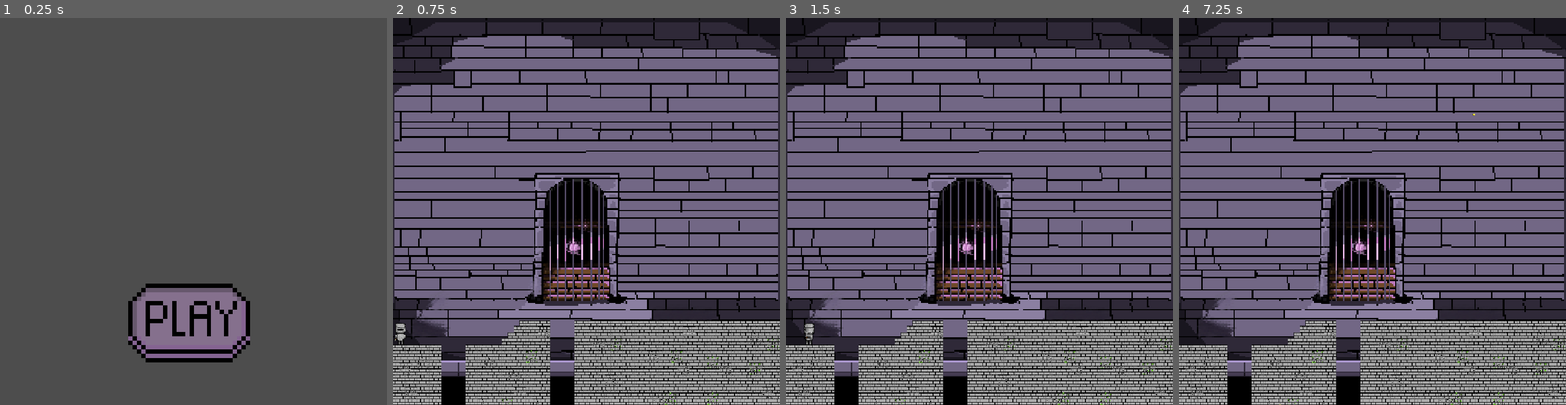
Above: before the commit, frames 1-4 (left to right).
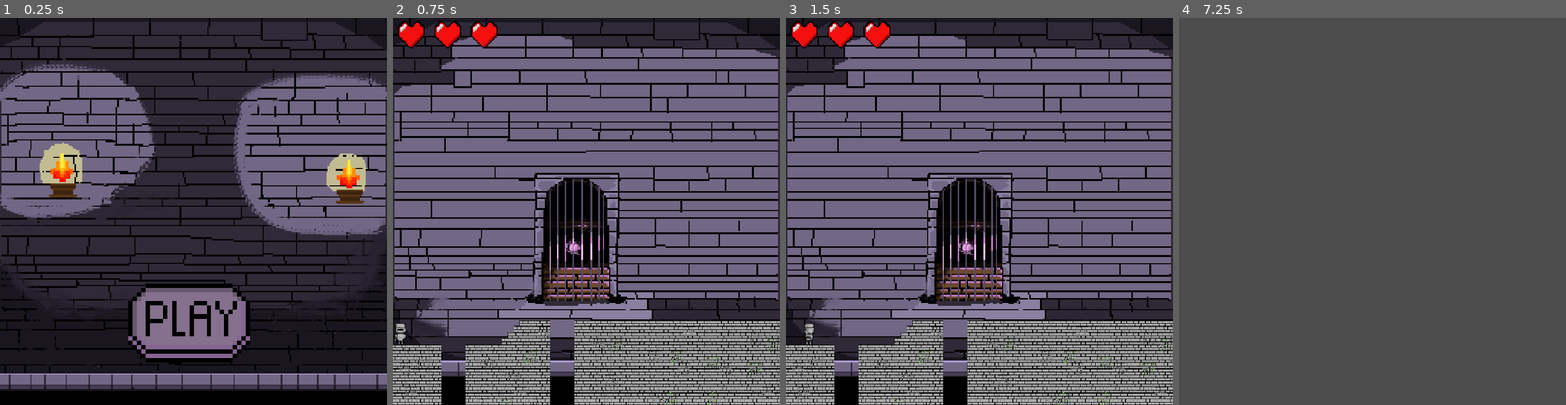
Above: after the commit, the same moments.

Repository: JackLundeen/Bounceformer
Game: Godot game, scene res://Scenes/Menu.tscn
Two runs of this game, one before a commit and one after it. Both use one fixed random seed, a clock stepped at 60 frames per second and the inputs below.
Inputs (mouse positions are in pixels of both pictures, inside the frame that each line leads up to):
- Up to frame 1 (0.25 s): no input
- Up to frame 2 (0.75 s): click (582, 323) at 0.5 s
- Up to frame 3 (1.5 s): tap Enter at 1.25 s; hold D (move_right) from 1.28 s (still down); hold Left (look_left) from 1.28 s (still down)
- Up to frame 4 (7.25 s): tap W (jump) at 1.52, 2.27, 3.77, 4.52, 5.27, 6.77 s; release Left (look_left) at 2.03 s; tap Right (look_right) at 2.1, 5.1 s; release D (move_right) at 2.78 s; hold A (move_left) 2.78-3.53 s; hold Up (look_up) 2.78-3.53 s; hold D (move_right) 3.53-5.03 s; tap Space (shoot) at 3.6, 6.6 s; hold Left (look_left) 4.28-5.03 s; hold A (move_left) 5.03-5.78 s; hold D (move_right) 5.78-6.53 s; hold Up (look_up) 5.78-6.53 s; hold A (move_left) from 6.53 s (still down)

The runs differ from the first frame. In frame 1, 93% of the frame differs, in the area x 0-100%, y 0-100%; in frame 2, 1.0%; in frame 3, 1.0%; in frame 4, 98%.

Commit message:
added a lives counter

Diff:
--- a/bounce-platformer/Scenes/Level1.tscn
+++ b/bounce-platformer/Scenes/Level1.tscn
@@ -10,6 +10,8 @@
 [ext_resource type="Texture2D" uid="uid://yjcf8ojwahh1" path="res://Images/Tiles/cracked_tile_stairs.png" id="8_6jj8j"]
 [ext_resource type="Texture2D" uid="uid://b4j1fi2iwj4yu" path="res://Images/Tiles/mossy_tile.png" id="9_06um6"]
 [ext_resource type="Texture2D" uid="uid://do6qn67jjskfr" path="res://Images/Tiles/mossy_tile_stairs.png" id="10_ubfni"]
+[ext_resource type="Texture2D" uid="uid://svj5an7yjeb1" path="res://Images/GUI/Heart Containers/Full Heart.png" id="11_2h8qs"]
+[ext_resource type="Script" uid="uid://dj8lfq6fs2kmk" path="res://Scripts/lives.gd" id="11_rpty4"]
 
 [sub_resource type="RectangleShape2D" id="RectangleShape2D_g4v7s"]
 size = Vector2(30, 56)
@@ -109,3 +111,18 @@
 tile_set = SubResource("TileSet_g4v7s")
 
 [node name="Bullets" type="Node2D" parent="." unique_id=2078719484]
+
+[node name="Lives" type="Node2D" parent="." unique_id=2004244050]
+script = ExtResource("11_rpty4")
+
+[node name="Life1" type="Sprite2D" parent="Lives" unique_id=299148729]
+position = Vector2(48, 45)
+texture = ExtResource("11_2h8qs")
+
+[node name="Life2" type="Sprite2D" parent="Lives" unique_id=1171427480]
+position = Vector2(145, 45)
+texture = ExtResource("11_2h8qs")
+
+[node name="Life3" type="Sprite2D" parent="Lives" unique_id=405478403]
+position = Vector2(241, 45)
+texture = ExtResource("11_2h8qs")
--- a/bounce-platformer/Scenes/Menu.tscn
+++ b/bounce-platformer/Scenes/Menu.tscn
@@ -1,6 +1,7 @@
 [gd_scene format=3 uid="uid://dte8m8u8abg25"]
 
 [ext_resource type="Texture2D" uid="uid://bi0skdcmkxg6a" path="res://Images/GUI/Play Button/play_button.png" id="1_6pedr"]
+[ext_resource type="Texture2D" uid="uid://tbfgoojm61n6" path="res://Images/Backgrounds/Background2.png" id="1_syfuq"]
 [ext_resource type="Script" uid="uid://d0qkpcucxeb5u" path="res://Scripts/Play_button_pressed.gd" id="1_uubjt"]
 
 [node name="Menu" type="Control" unique_id=1601836536]
@@ -10,6 +11,11 @@
 anchor_bottom = 1.0
 grow_horizontal = 2
 grow_vertical = 2
+
+[node name="Background" type="Sprite2D" parent="." unique_id=268716631]
+position = Vector2(514.25, 534)
+scale = Vector2(4.037255, 4.1875)
+texture = ExtResource("1_syfuq")
 
 [node name="TextureButton" type="TextureButton" parent="." unique_id=1590347015]
 layout_mode = 0
--- a/bounce-platformer/Scripts/Player.gd
+++ b/bounce-platformer/Scripts/Player.gd
@@ -6,6 +6,7 @@
 var Level = 1
 
 @onready var bullet = preload('res://Scenes/bullet.tscn')
+@onready var lives = $'../Lives'
 @onready var bullets = $'../Bullets'
 @onready var player = $'../Player/Sprite2D'
 
@@ -48,7 +49,8 @@
 		else:
 			get_tree().change_scene_to_file('res://Scenes/YouWin.tscn')
 
-
+	if global_position.y > 1024:
+		lives.lostLife()
 
 	# Add the gravity.
 	if not is_on_floor():
@@ -67,3 +69,7 @@
 		velocity.x = move_toward(velocity.x, 0, SPEED)
 
 	move_and_slide()
+
+func respawn():
+	global_position.x = 20
+	global_position.y = 820
--- a/bounce-platformer/Scripts/bullet.gd
+++ b/bounce-platformer/Scripts/bullet.gd
@@ -31,3 +31,6 @@
 	if collision:
 		directionx = -directionx
 		directiony = -directiony
+
+func clearBullets():
+	queue_free()
--- /dev/null
+++ b/bounce-platformer/Scripts/lives.gd
@@ -0,0 +1,21 @@
+extends Node2D
+
+var Lives = 3
+@onready var heart1 = $'../Lives/Life3'
+@onready var heart2 = $'../Lives/Life2'
+@onready var player = $'../Player'
+@onready var bullets = $'../Bullets'
+
+
+func lostLife():
+	if Lives > 1:
+		Lives -= 1
+		if Lives == 2:
+			heart1.texture = load('res://Images/GUI/Heart Containers/Empty Heart.png')
+		elif Lives == 1:
+			heart2.texture = load('res://Images/GUI/Heart Containers/Empty Heart.png')
+		player.respawn()
+		for bullet in bullets.get_children():
+			bullet.queue_free()
+	else:
+		get_tree().change_scene_to_file('res://Scenes/YouLost.tscn')
Not shown, added: bounce-platformer/Scripts/lives.gd.uid
Not shown, added: bounce-platformer/Scenes/Level1.tscn23395038257.tmp
Not shown, added: bounce-platformer/Scenes/Level1.tscn23401747650.tmp
